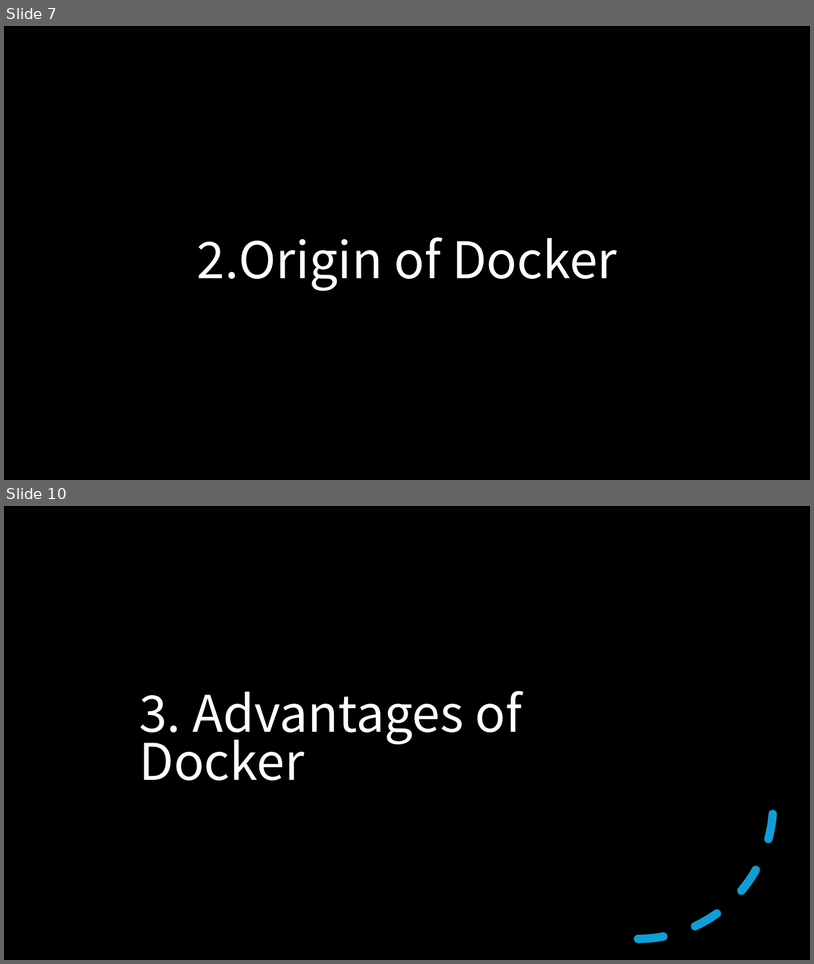
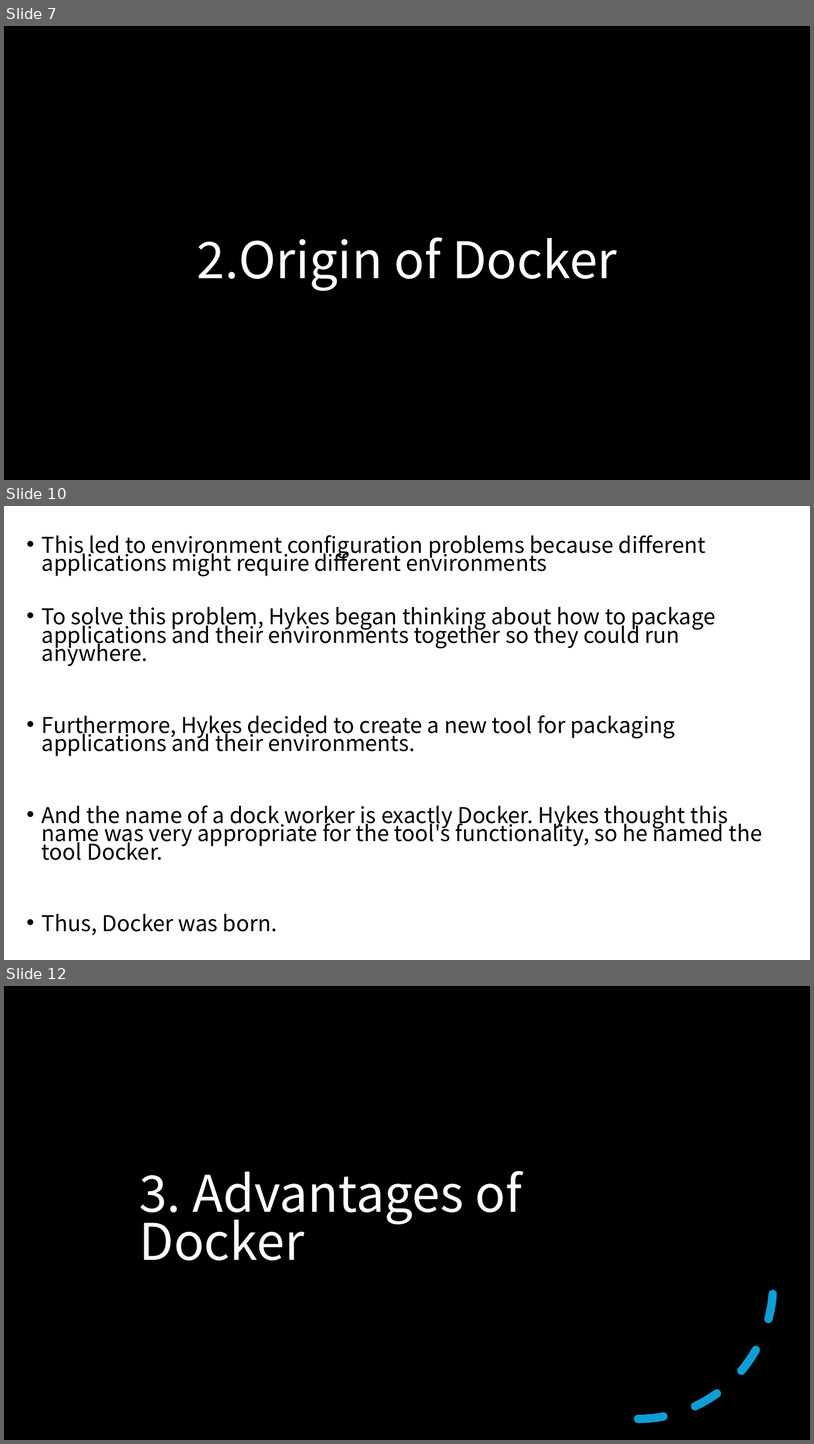
Before and after one commit to CompPsyUnion/2526-weekly-session, a slide deck: Contents/Docker/slide/Docker演示.pptx. Shown one above the other, each under a label of ours: slides 7 and 10 before the commit, slides 7, 10 and 12 after it; the slides between them are not shown. The pictures are 814x964 and 814x1444 pixels, drawn with LibreOffice and Linux fonts; fonts in the diff are those of the drawing; background and template pictures are left out; a plain dark background stands for a picture behind light text. Boxes give left, top, right and bottom in pixels: in the first picture for what was removed or moved away, otherwise in the second. Text is boxed around its words. In the diff, an @@ line names an element or a change of style, - is before the commit and + after.

```diff
--- a/Contents/Docker/slide/Docker演示.pptx
+++ b/Contents/Docker/slide/Docker演示.pptx
@@ slide 10 added at (4, 506, 810, 960), background #FFFFFF @@
@@ text added at (42, 535, 763, 935), 25.9 pt, text #000000 @@
+• This led to environment configuration problems because different applications might require different environments
+• To solve this problem, Hykes began thinking about how to package applications and their environments together so they could run anywhere.
+• Furthermore, Hykes decided to create a new tool for packaging applications and their environments.
+• And the name of a dock worker is exactly Docker. Hykes thought this name was very appropriate for the tool's functionality, so he named the tool Docker.
+• Thus, Docker was born.
@@ what was slide 10 is now slide 12 @@
```
Also in this commit, not shown: 4 slides changed, 3 other slides added, 2 slides removed, 1 other file.
